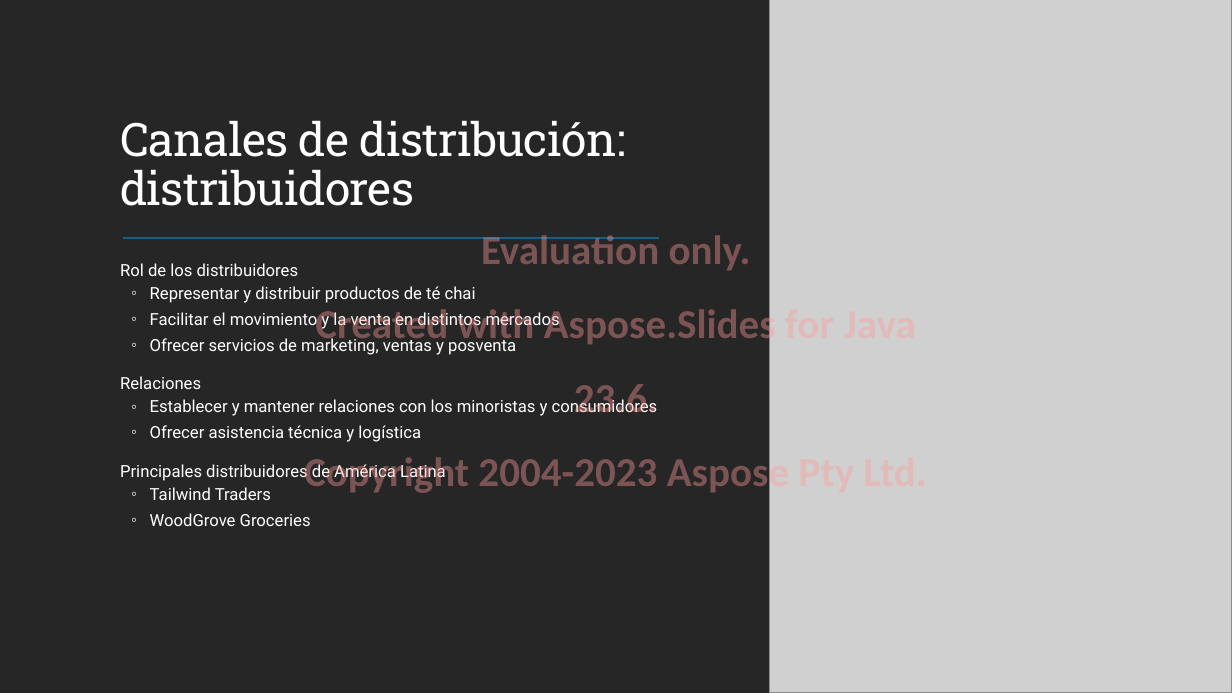
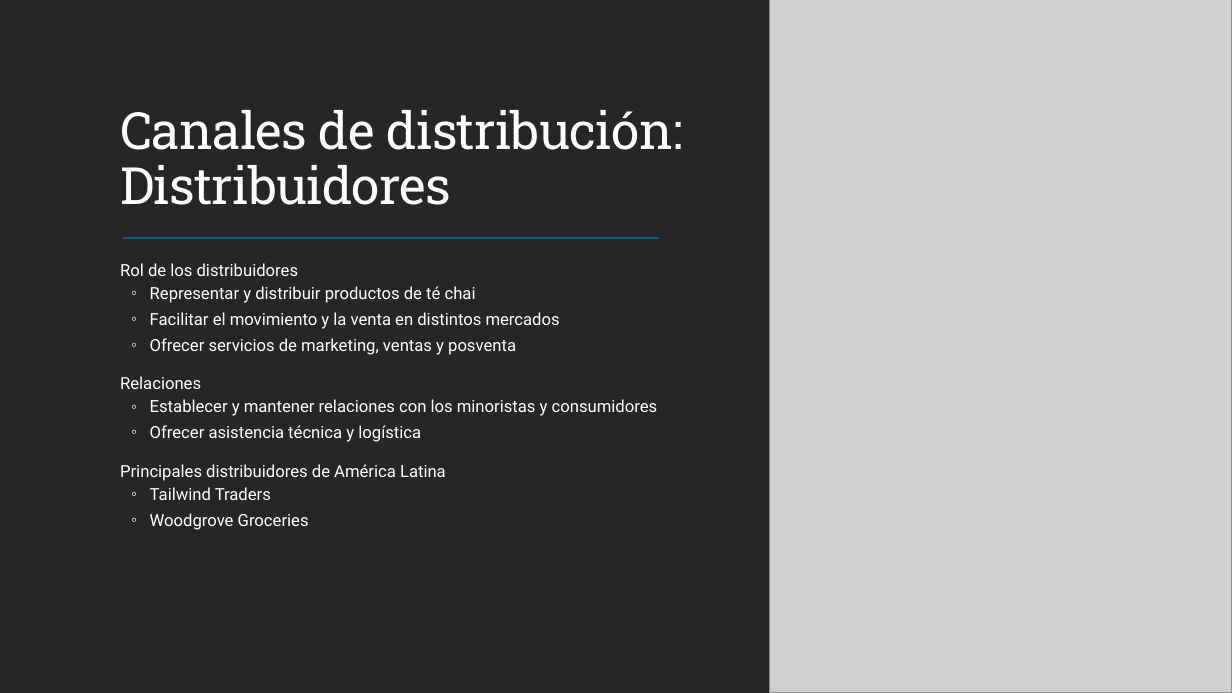
Before and after one commit to MicrosoftLearning/MS-4004-Empower-workforce-copilot-use-cases.es-es, a slide deck: slide 10 of ResourceFiles/Mystic Spice Premium Chai Market Analysis Presentation.pptx. Drawn at 1232x693 pixels with LibreOffice and Linux fonts; fonts in the diff are those of the drawing; grey boxes stand for pictures. Boxes give left, top, right and bottom in pixels: in the first picture for what was removed or moved away, otherwise in the second. Text is boxed around its words. In the diff, an @@ line names an element or a change of style, - is before the commit and + after.

```diff
--- a/ResourceFiles/Mystic Spice Premium Chai Market Analysis Presentation.pptx
+++ b/ResourceFiles/Mystic Spice Premium Chai Market Analysis Presentation.pptx
@@ title at [120,110,683,205]: text changed; size 36 to 40 pt @@
-Canales de distribución: distribuidores
+Canales de distribución: Distribuidores
@@ text removed at [304,235,789,496] @@
-Evaluation only.
-Created with Aspose.Slides for Java 23.6.
-Copyright 2004-2023 Aspose Pty Ltd.
@@ text at [150,513,309,530]: text changed @@
-  ◦ WoodGrove Groceries
+  ◦ Woodgrove Groceries
```
Also in this commit, not shown: 13 other slides changed, 18 other files.
